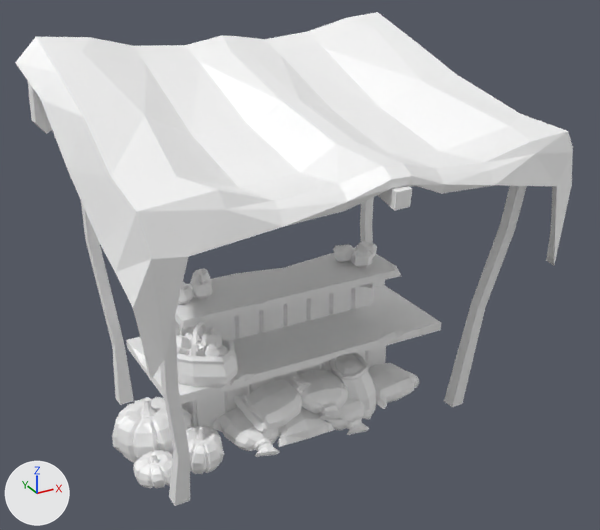
Before and after pictures for a commit that changed the FBX model Assets/_titart93/AssetPacks/PolygonAdventure/Models/SM_Bld_Stall_01_empty.fbx.
Before and after are seen from a 50 mm camera at (-2.94, -5.45, 4.0) aimed at (0.01, -0.09, 1.32). Arrows for +X, +Y and +Z are at lower left; the lights stay in place. Where no turn or scale is listed for an object, it has been applied to the vertices.

In view in the first picture: 'SM_Bld_Stall_01'.
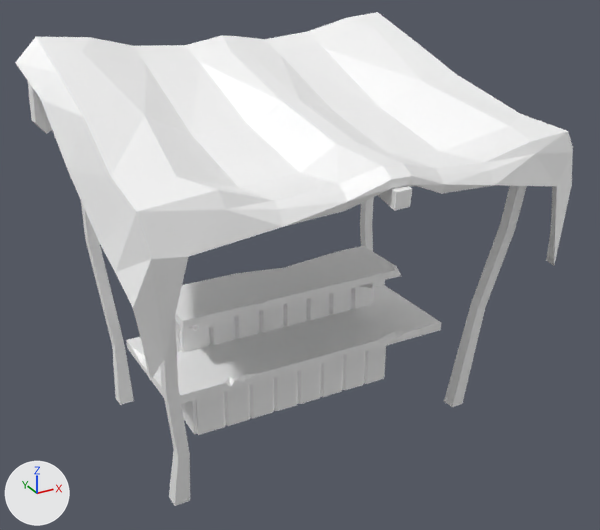
Diff of the bpy script that builds the scene:
```diff
--- a/Assets/_titart93/AssetPacks/PolygonAdventure/Models/SM_Bld_Stall_01_empty.fbx.py
+++ b/Assets/_titart93/AssetPacks/PolygonAdventure/Models/SM_Bld_Stall_01_empty.fbx.py
@@ me_mesh @@
 # used by ob_sm_bld_stall_01; location = (0.0, 0.0, 0.0)
-me_mesh.from_pydata(...)  # 2723 vertices, 5226 faces; spans x -1.77..1.77, y -1.49..1.49, z -0.07..3.05
+me_mesh.from_pydata(...)  # 645 vertices, 1186 faces; spans x -1.77..1.77, y -1.49..1.49, z 0.0..3.05
+# me_mesh part 1: 26 loose pieces with 2078 vertices, spanning x -1.6..1.12, y -0.73..0.41, z -0.07..1.27, are deleted
 me_mesh.materials.append(mat_blinn1)
```

Pixel boxes (x1, y1, x2, y2) of what changed, in the pictures (600 x 530 px):
part 1 of me_mesh, deleted: before (112, 241, 419, 488)
